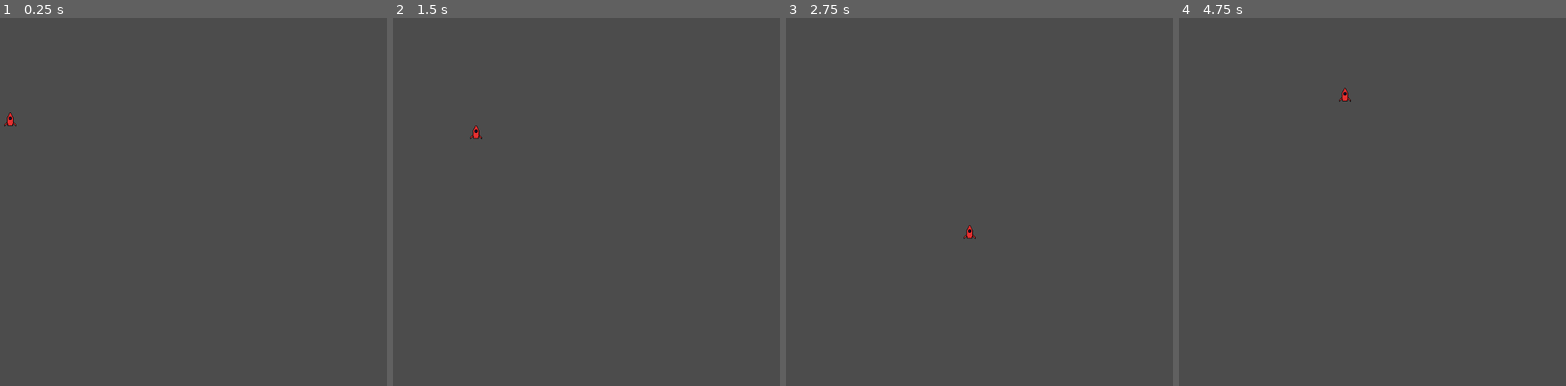
Above: before the commit, frames 1-4 (left to right).
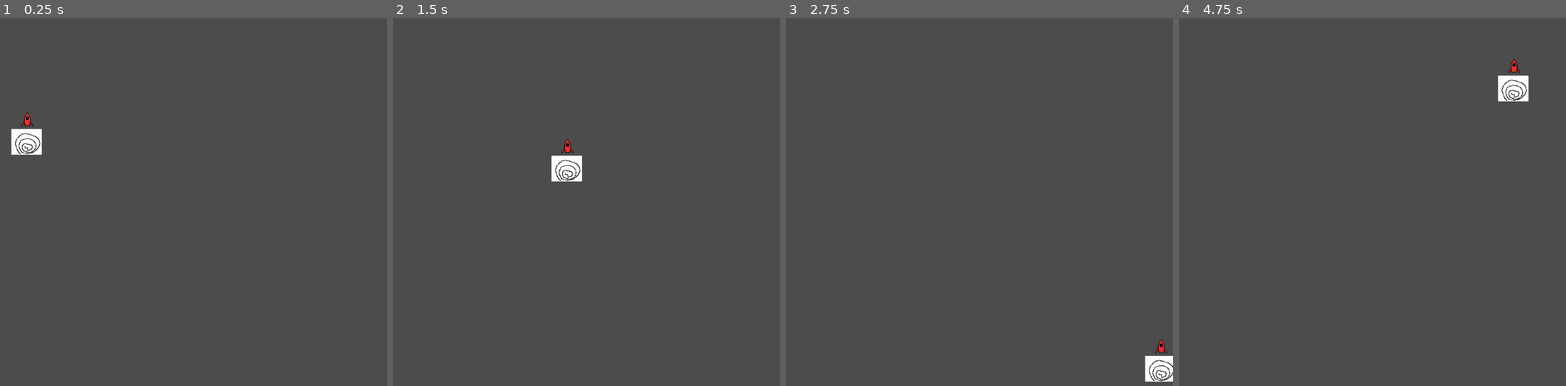
Above: after the commit, the same moments.

Repository: hen-tie-games/escapevelocity
Game: Godot game, scene res://game_scene.tscn
Same seed, same stepped clock (60 frames per second), same inputs: the game is played once before the commit and once after it.
Inputs:
- Up to frame 1 (0.25 s): no input
- Up to frame 2 (1.5 s): tap Enter at 0.5 s; hold Right (ui_right) 0.53-1.28 s; hold Down (ui_down) from 1.28 s (still down)
- Up to frame 3 (2.75 s): release Down (ui_down) at 2.03 s; hold Right (ui_right) from 2.03 s (still down)
- Up to frame 4 (4.75 s): release Right (ui_right) at 2.78 s; hold Up (ui_up) 2.78-3.53 s; hold Left (ui_left) from 3.53 s (still down)

The runs differ from the first frame. In frame 1, 0.7% of the frame differs, in the area x 1-11%, y 25-38%; in frame 2, 0.7%, in the area x 20-49%, y 29-45%; in frame 3, 0.6%; in frame 4, 0.7%.

Commit message:
working on rocket movement

Diff:
--- a/KinematicBody2D.gd
+++ b/KinematicBody2D.gd
@@ -1,8 +1,8 @@
 extends KinematicBody2D
 
 var motion = Vector2()
-const MAX_SPEED = 150
-const ACCELERATION = 25
+const MAX_SPEED = 300
+const ACCELERATION = 60
 
 func _physics_process(delta):
 
@@ -18,5 +18,21 @@
 	elif Input.is_action_pressed("ui_down"):
 		motion.y =min(motion.y+ACCELERATION,MAX_SPEED)
 
+	else:
+		if motion.x > 0:
+			if motion.x-15 >= 0:
+				motion.x-=15
+
+		if motion.x < 0:
+			if motion.x+15 <= 0:
+				motion.x+=15
+
+		if motion.y > 0:
+			if motion.y-15 >= 0:
+				motion.y -= 15
+
+		if motion.y < 0:
+			if motion.y+15 <= 0:
+				motion.y += 15
 
 	motion = move_and_slide(motion)
--- a/game_scene.tscn
+++ b/game_scene.tscn
@@ -1,7 +1,8 @@
-[gd_scene load_steps=4 format=2]
+[gd_scene load_steps=5 format=2]
 
 [ext_resource path="res://KinematicBody2D.gd" type="Script" id=1]
 [ext_resource path="res://assets/rockets/rocket00.png" type="Texture" id=2]
+[ext_resource path="res://assets/rockets/wow.png" type="Texture" id=3]
 
 [sub_resource type="CapsuleShape2D" id=1]
 radius = 6.0
@@ -10,7 +11,7 @@
 [node name="Space" type="Node"]
 
 [node name="player" type="KinematicBody2D" parent="."]
-position = Vector2( 320, 192 )
+position = Vector2( 352, 192 )
 script = ExtResource( 1 )
 __meta__ = {
 "_edit_group_": true
@@ -22,3 +23,7 @@
 [node name="CollisionShape2D" type="CollisionShape2D" parent="player"]
 position = Vector2( 0, -2 )
 shape = SubResource( 1 )
+
+[node name="Sprite2" type="Sprite" parent="player"]
+position = Vector2( -1, 40 )
+texture = ExtResource( 3 )
Binary file added: assets/rockets/Untitled.png
Not shown, added: assets/rockets/Untitled.png.import
Binary file added: assets/rockets/pretty boy.png
Not shown, added: assets/rockets/pretty boy.png.import
Binary file added: assets/rockets/test.png
Not shown, added: assets/rockets/test.png.import
Binary file added: assets/rockets/wow.png
Not shown, added: assets/rockets/wow.png.import
